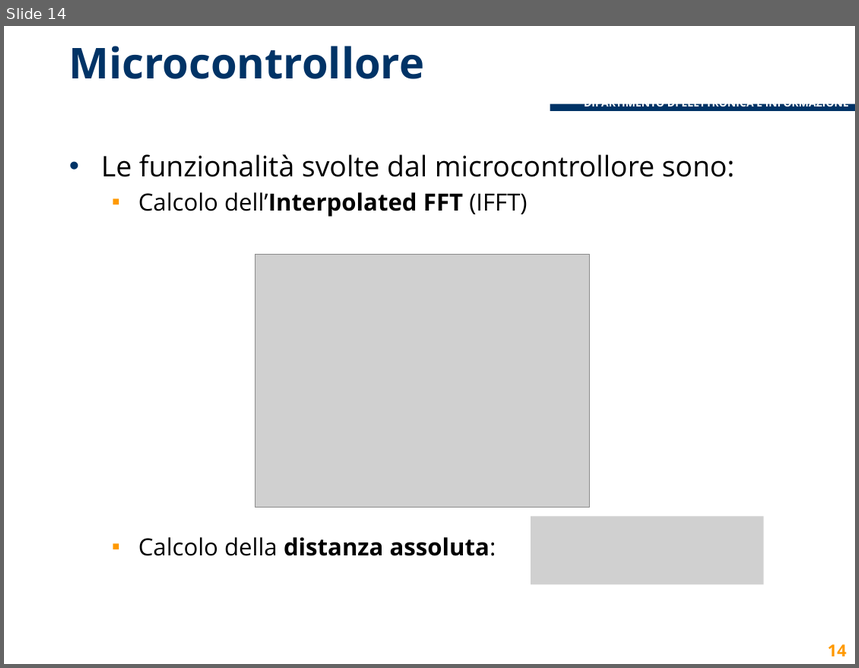
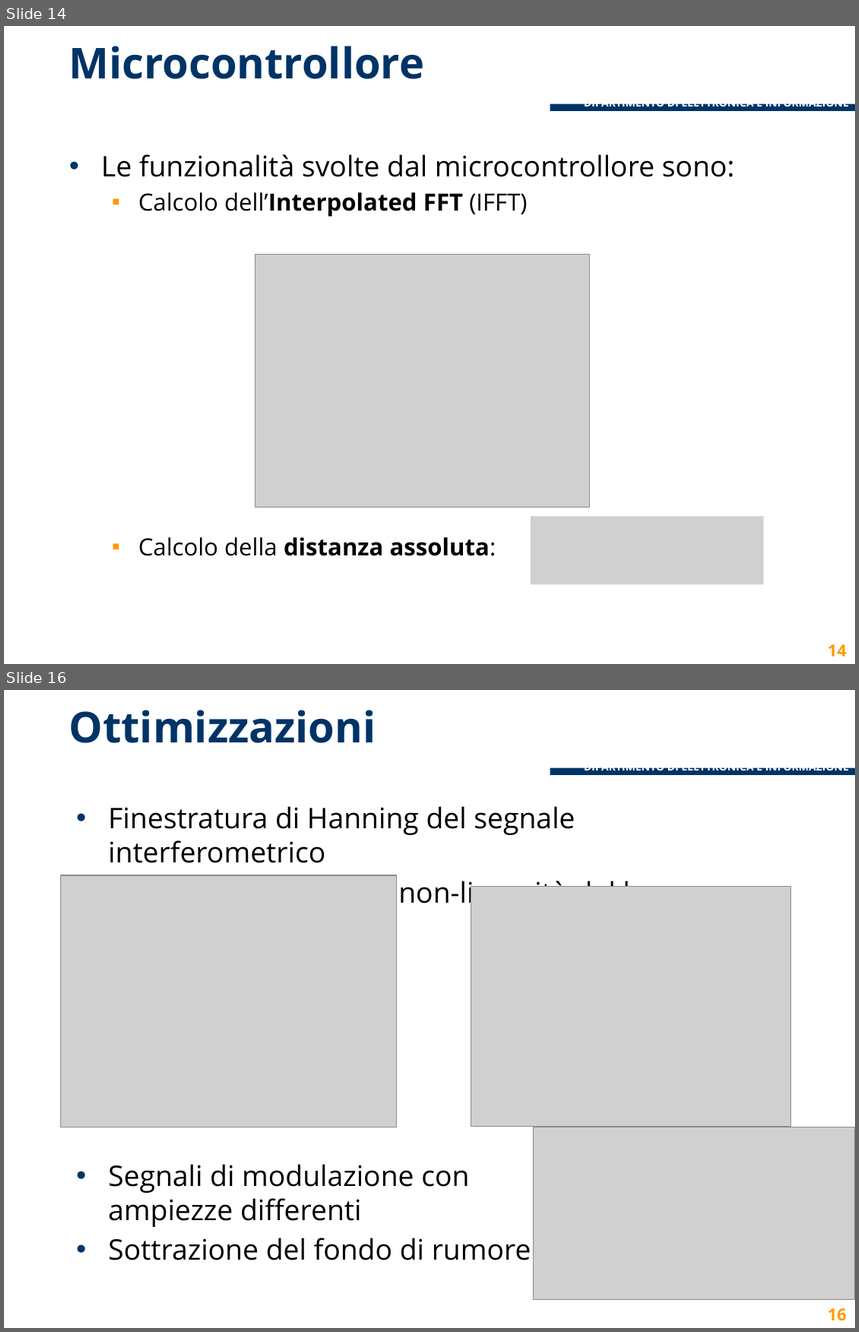
Before and after one commit to lcavagnispolimi/thesis_latex, a slide deck: presentazione_discussione.pptx. Shown one above the other, each under a label of ours: slide 14 before the commit, slides 14 and 16 after it; the slides between them are not shown. The pictures are 859x668 and 859x1332 pixels, drawn with LibreOffice and Linux fonts; fonts in the diff are those of the drawing; grey boxes stand for pictures; background and template pictures are left out. Boxes give left, top, right and bottom in pixels: in the first picture for what was removed or moved away, otherwise in the second. Text is boxed around its words. In the diff, an @@ line names an element or a change of style, - is before the commit and + after.

```diff
--- a/presentazione_discussione.pptx
+++ b/presentazione_discussione.pptx
@@ slide 16 added at bbox=[4, 690, 855, 1328], background #FFFFFF; not listed: 3 template elements that a slide beside it also shows @@
@@ title added at bbox=[69, 710, 376, 743], 36 pt, text #003366, bold @@
+Ottimizzazioni
@@ text added at bbox=[108, 806, 687, 1261], 24 pt, text #000000 @@
+• Finestratura di Hanning del segnale interferometrico
+• Compensazione della non-linearità del laser
+• Segnali di modulazione con
+  ampiezze differenti
+• Sottrazione del fondo di rumore
@@ picture added at bbox=[61, 875, 396, 1128] @@
@@ picture added at bbox=[471, 887, 791, 1127] @@
@@ picture added at bbox=[534, 1128, 855, 1300] @@
@@ page number added at bbox=[828, 1309, 847, 1322], 14 pt, text #FF9900, bold @@
+16
```
Also in this commit, not shown: 18 slides changed, 1 other slide added.
